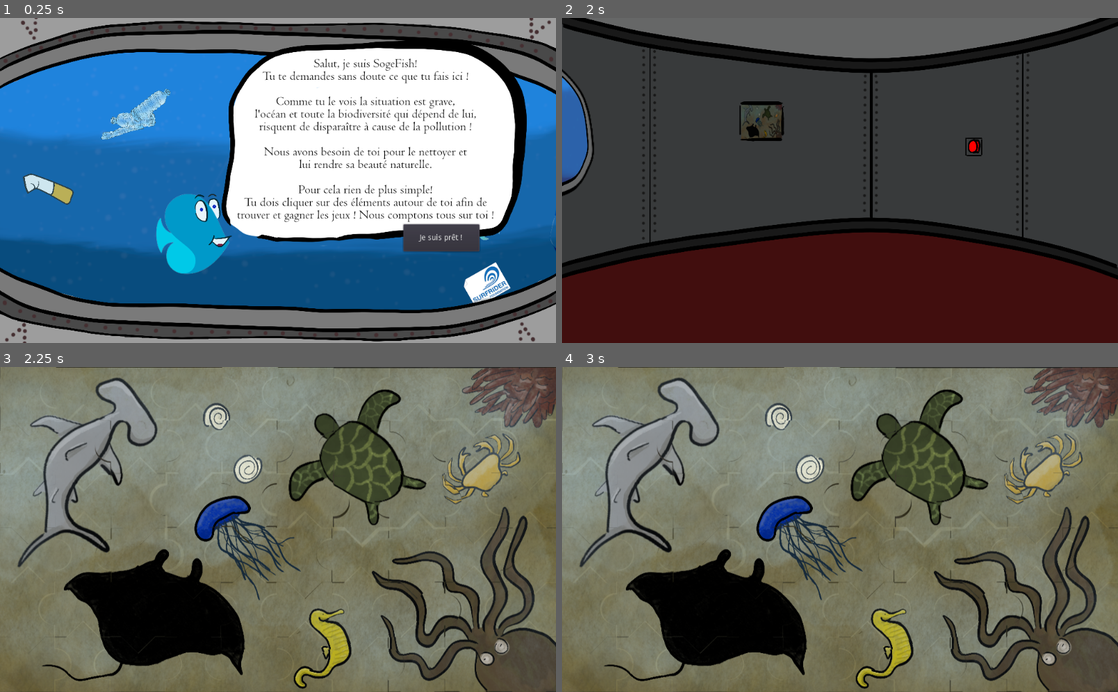
Above: before the commit, frames 1-4 (two rows, left to right).
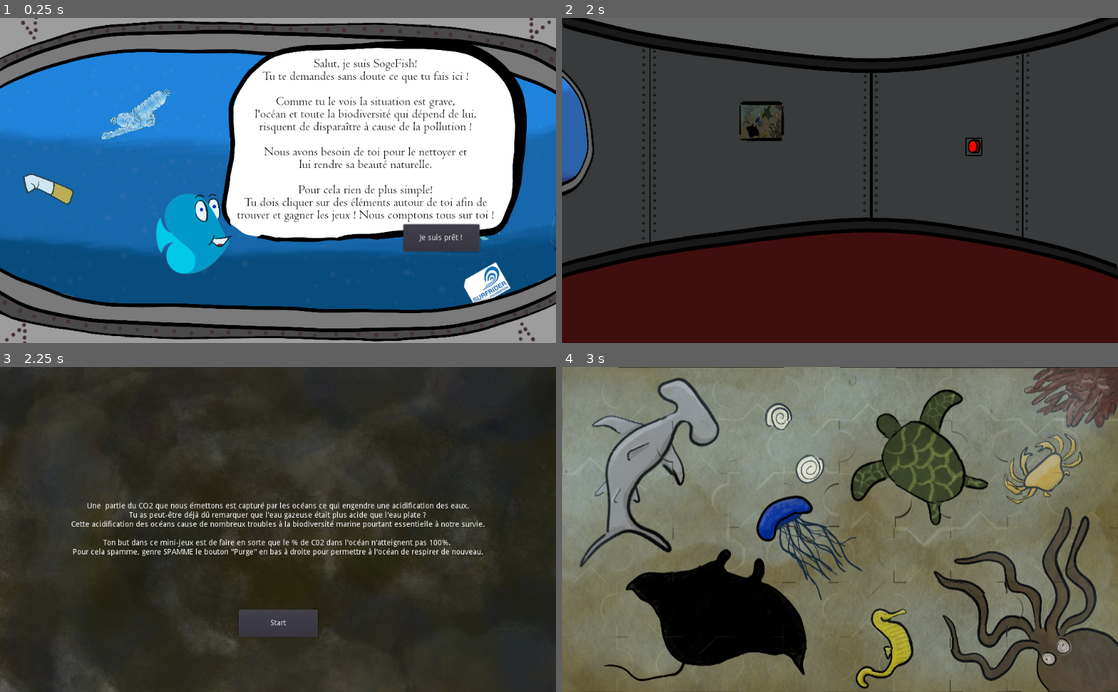
Above: after the commit, the same moments.

Repository: Jessika-prog/Ocean-Scape
Game: Godot game, scene res://Escape/Game.tscn
Same seed, same stepped clock (60 frames per second), same inputs: the game is played once before the commit and once after it. The project has no main scene, so this scene is started directly.
Inputs (mouse positions are in pixels of both pictures, inside the frame that each line leads up to):
- Up to frame 1 (0.25 s): no input
- Up to frame 2 (2 s): click "Je suis prêt !" at 0.5 s; click "===>" at 1.25 s
- Up to frame 3 (2.25 s): click (200, 471) at 2 s
- Up to frame 4 (3 s): click (840, 623) at 2.75 s, where only the run after the commit has a clickable "Start"

Frames 1-2 are identical in both runs. In frame 3, 94% of the frame differs, in the area x 0-100%, y 0-100%; in frame 4, nothing differs.

Commit message:
Add things

Diff:
--- /dev/null
+++ b/JigsawPuzzle/IHM_Puzzle.tscn
@@ -0,0 +1,81 @@
+[gd_scene load_steps=2 format=2]
+
+[ext_resource path="res://JigsawPuzzle/code/IHM_Puzzle.gd" type="Script" id=1]
+
+[node name="IMH" type="CanvasLayer"]
+script = ExtResource( 1 )
+
+[node name="RulesAndStart" type="Control" parent="."]
+anchor_right = 1.0
+anchor_bottom = 1.0
+__meta__ = {
+"_edit_use_anchors_": false
+}
+
+[node name="Explanations" type="Label" parent="RulesAndStart"]
+margin_top = 250.0
+margin_right = 1024.0
+margin_bottom = 349.0
+text = "Une  partie du CO2 que nous émettons est capturé par les océans ce qui engendre une acidification des eaux.
+Tu as peut-être déjà dû remarquer que l'eau gazeuse était plus acide que l'eau plate ?
+Cette acidification des océans cause de nombreux troubles à la biodiversité marine pourtant essentielle à notre survie.
+
+Ton but dans ce mini-jeux est de faire en sorte que le % de C02 dans l'océan n'atteignent pas 100%.
+Pour cela spamme, genre SPAMME le bouton \"Purge\" en bas à droite pour permettre à l'océan de respirer de nouveau."
+align = 1
+__meta__ = {
+"_edit_use_anchors_": false
+}
+
+[node name="StarButton" type="Button" parent="RulesAndStart"]
+anchor_left = 0.5
+anchor_top = 1.0
+anchor_right = 0.5
+anchor_bottom = 1.0
+margin_left = -72.0
+margin_top = -152.0
+margin_right = 73.0
+margin_bottom = -102.0
+size_flags_horizontal = 0
+size_flags_vertical = 0
+text = "Start"
+__meta__ = {
+"_edit_use_anchors_": false
+}
+
+[node name="CO2IncreaseTimer" type="Timer" parent="."]
+
+[node name="Result" type="Control" parent="."]
+anchor_right = 1.0
+anchor_bottom = 1.0
+__meta__ = {
+"_edit_use_anchors_": false
+}
+
+[node name="Label" type="Label" parent="Result"]
+anchor_left = 0.5
+anchor_top = 0.5
+anchor_right = 0.5
+anchor_bottom = 0.5
+margin_left = -20.0
+margin_top = -7.0
+margin_right = 20.0
+margin_bottom = 7.0
+__meta__ = {
+"_edit_use_anchors_": false
+}
+
+[node name="Return" type="Button" parent="Result"]
+visible = false
+anchor_left = 0.5
+anchor_top = 0.5
+anchor_right = 0.5
+anchor_bottom = 0.5
+margin_left = -100.0
+margin_top = 28.0
+margin_right = 101.0
+margin_bottom = 48.0
+text = "Retourner dans le sous-marin"
+__meta__ = {
+"_edit_use_anchors_": false
+}
--- a/JigsawPuzzle/PuzzleMain.tscn
+++ b/JigsawPuzzle/PuzzleMain.tscn
@@ -61,6 +61,8 @@
 [ext_resource path="res://JigsawPuzzle/Scenes_Pieces/Piece_29.tscn" type="PackedScene" id=59]
 [ext_resource path="res://JigsawPuzzle/Scenes_Pieces/Piece_32.tscn" type="PackedScene" id=60]
 [ext_resource path="res://JigsawPuzzle/Scenes_Pieces/Piece_30.tscn" type="PackedScene" id=61]
+[ext_resource path="res://JigsawPuzzle/code/IHM_Puzzle.gd" type="Script" id=62]
+[ext_resource path="res://JigsawPuzzle/IHM_Puzzle.tscn" type="PackedScene" id=63]
 
 [node name="PuzzleMain" type="Node2D"]
 
@@ -83,415 +85,418 @@
 expand = true
 stretch_mode = 4
 
-[node name="Piece_1" parent="." instance=ExtResource( 2 )]
+[node name="Piece_1" parent="." groups=["piece"] instance=ExtResource( 2 )]
 position = Vector2( 459, 549 )
 collision_mask = 1
 finalPosX = 459
 finalPosY = 549
 
-[node name="Piece_2" parent="." instance=ExtResource( 3 )]
+[node name="Piece_2" parent="." groups=["piece"] instance=ExtResource( 3 )]
 position = Vector2( 155, 50 )
 collision_mask = 1
 finalPosX = 155
 finalPosY = 50
 
-[node name="Piece_3" parent="." instance=ExtResource( 4 )]
+[node name="Piece_3" parent="." groups=["piece"] instance=ExtResource( 4 )]
 position = Vector2( 359, 50 )
 collision_mask = 1
 finalPosX = 359
 finalPosY = 50
 
-[node name="Piece_4" parent="." instance=ExtResource( 5 )]
+[node name="Piece_4" parent="." groups=["piece"] instance=ExtResource( 5 )]
 position = Vector2( 152, 447 )
 finalPosX = 152
 finalPosY = 447
 
-[node name="Piece_5" parent="." instance=ExtResource( 46 )]
+[node name="Piece_5" parent="." groups=["piece"] instance=ExtResource( 46 )]
 position = Vector2( 356, 448 )
 collision_mask = 1
 finalPosX = 356
 finalPosY = 448
 
-[node name="Piece_6" parent="." instance=ExtResource( 45 )]
+[node name="Piece_6" parent="." groups=["piece"] instance=ExtResource( 45 )]
 position = Vector2( 457, 346 )
 collision_mask = 1
 finalPosX = 457
 finalPosY = 346
 
-[node name="Piece_7" parent="." instance=ExtResource( 54 )]
+[node name="Piece_7" parent="." groups=["piece"] instance=ExtResource( 54 )]
 position = Vector2( 767, 448 )
 z_index = 1
 collision_mask = 1
 finalPosX = 767
 finalPosY = 448
 
-[node name="Piece_8" parent="." instance=ExtResource( 47 )]
+[node name="Piece_8" parent="." groups=["piece"] instance=ExtResource( 47 )]
 position = Vector2( 663, 549 )
 z_index = 1
 collision_mask = 1
 finalPosX = 663
 finalPosY = 549
 
-[node name="Piece_9" parent="." instance=ExtResource( 55 )]
+[node name="Piece_9" parent="." groups=["piece"] instance=ExtResource( 55 )]
 position = Vector2( 66, 347 )
 z_index = 1
 collision_mask = 1
 finalPosX = 66
 finalPosY = 347
 
-[node name="Piece_10" parent="." instance=ExtResource( 56 )]
+[node name="Piece_10" parent="." groups=["piece"] instance=ExtResource( 56 )]
 position = Vector2( 257, 348 )
 z_index = 1
 collision_mask = 1
 finalPosX = 257
 finalPosY = 348
 
-[node name="Piece_11" parent="." instance=ExtResource( 42 )]
+[node name="Piece_11" parent="." groups=["piece"] instance=ExtResource( 42 )]
 position = Vector2( 959, 246 )
 z_index = 1
 collision_mask = 1
 finalPosX = 959
 finalPosY = 246
 
-[node name="Piece_12" parent="." instance=ExtResource( 44 )]
+[node name="Piece_12" parent="." groups=["piece"] instance=ExtResource( 44 )]
 position = Vector2( 873, 145 )
 z_index = 1
 collision_mask = 1
 finalPosX = 873
 finalPosY = 145
 
-[node name="Piece_13" parent="." instance=ExtResource( 48 )]
+[node name="Piece_13" parent="." groups=["piece"] instance=ExtResource( 48 )]
 position = Vector2( 564, 50 )
 z_index = 1
 collision_mask = 1
 finalPosX = 654
 finalPosY = 50
 
-[node name="Piece_14" parent="." instance=ExtResource( 43 )]
+[node name="Piece_14" parent="." groups=["piece"] instance=ExtResource( 43 )]
 position = Vector2( 769, 248 )
 z_index = 1
 collision_mask = 1
 finalPosX = 769
 finalPosY = 248
 
-[node name="Piece_15" parent="." instance=ExtResource( 49 )]
+[node name="Piece_15" parent="." groups=["piece"] instance=ExtResource( 49 )]
 position = Vector2( 664, 346 )
 z_index = 1
 collision_mask = 1
 finalPosX = 664
 finalPosY = 346
 
-[node name="Piece_16" parent="." instance=ExtResource( 50 )]
+[node name="Piece_16" parent="." groups=["piece"] instance=ExtResource( 50 )]
 position = Vector2( 154, 247 )
 z_index = 1
 collision_mask = 1
 finalPosX = 154
 finalPosY = 247
 
-[node name="Piece_17" parent="." instance=ExtResource( 51 )]
+[node name="Piece_17" parent="." groups=["piece"] instance=ExtResource( 51 )]
 position = Vector2( 357, 245 )
 z_index = 1
 collision_mask = 1
 finalPosX = 357
 finalPosY = 245
 
-[node name="Piece_18" parent="." instance=ExtResource( 52 )]
+[node name="Piece_18" parent="." groups=["piece"] instance=ExtResource( 52 )]
 position = Vector2( 459, 146 )
 z_index = 1
 collision_mask = 1
 finalPosX = 459
 finalPosY = 146
 
-[node name="Piece_19" parent="." instance=ExtResource( 53 )]
+[node name="Piece_19" parent="." groups=["piece"] instance=ExtResource( 53 )]
 position = Vector2( 67, 148 )
 z_index = 1
 collision_mask = 1
 finalPosX = 67
 finalPosY = 148
 
-[node name="Piece_20" parent="." instance=ExtResource( 33 )]
+[node name="Piece_20" parent="." groups=["piece"] instance=ExtResource( 33 )]
 position = Vector2( 256, 145 )
 z_index = 1
 collision_mask = 1
 finalPosX = 256
 finalPosY = 145
 
-[node name="Piece_21" parent="." instance=ExtResource( 34 )]
+[node name="Piece_21" parent="." groups=["piece"] instance=ExtResource( 34 )]
 position = Vector2( 958, 50 )
 z_index = 1
 collision_mask = 1
 finalPosX = 958
 finalPosY = 50
 
-[node name="Piece_22" parent="." instance=ExtResource( 35 )]
+[node name="Piece_22" parent="." groups=["piece"] instance=ExtResource( 35 )]
 position = Vector2( 871, 548 )
 z_index = 1
 collision_mask = 1
 finalPosX = 871
 finalPosY = 548
 
-[node name="Piece_23" parent="." instance=ExtResource( 36 )]
+[node name="Piece_23" parent="." groups=["piece"] instance=ExtResource( 36 )]
 position = Vector2( 561, 448 )
 z_index = 1
 collision_mask = 1
 finalPosX = 561
 finalPosY = 448
 
-[node name="Piece_24" parent="." instance=ExtResource( 37 )]
+[node name="Piece_24" parent="." groups=["piece"] instance=ExtResource( 37 )]
 position = Vector2( 768, 51 )
 z_index = 1
 collision_mask = 1
 finalPosX = 768
 finalPosY = 51
 
-[node name="Piece_25" parent="." instance=ExtResource( 38 )]
+[node name="Piece_25" parent="." groups=["piece"] instance=ExtResource( 38 )]
 position = Vector2( 667, 150 )
 z_index = 1
 collision_mask = 1
 finalPosX = 667
 finalPosY = 150
 
-[node name="Piece_26" parent="." instance=ExtResource( 39 )]
+[node name="Piece_26" parent="." groups=["piece"] instance=ExtResource( 39 )]
 position = Vector2( 66, 549 )
 z_index = 1
 collision_mask = 1
 finalPosX = 66
 finalPosY = 549
 
-[node name="Piece_27" parent="." instance=ExtResource( 40 )]
+[node name="Piece_27" parent="." groups=["piece"] instance=ExtResource( 40 )]
 position = Vector2( 254, 549 )
 z_index = 1
 collision_mask = 1
 finalPosX = 254
 finalPosY = 549
 
-[node name="Piece_28" parent="." instance=ExtResource( 41 )]
+[node name="Piece_28" parent="." groups=["piece"] instance=ExtResource( 41 )]
 position = Vector2( 959, 448 )
 z_index = 1
 collision_mask = 1
 finalPosX = 959
 finalPosY = 448
 
-[node name="Piece_29" parent="." instance=ExtResource( 59 )]
+[node name="Piece_29" parent="." groups=["piece"] instance=ExtResource( 59 )]
 position = Vector2( 871, 346 )
 z_index = 1
 collision_mask = 1
 finalPosX = 871
 finalPosY = 346
 
-[node name="Piece_30" parent="." instance=ExtResource( 61 )]
+[node name="Piece_30" parent="." groups=["piece"] instance=ExtResource( 61 )]
 position = Vector2( 562, 247 )
 z_index = 1
 collision_mask = 1
 finalPosX = 562
 finalPosY = 247
 
-[node name="Piece_31" parent="." instance=ExtResource( 57 )]
+[node name="Piece_31" parent="." groups=["piece"] instance=ExtResource( 57 )]
 position = Vector2( 152, 149 )
 z_index = 1
 collision_mask = 1
 finalPosX = 152
 finalPosY = 149
 
-[node name="Piece_32" parent="." instance=ExtResource( 60 )]
+[node name="Piece_32" parent="." groups=["piece"] instance=ExtResource( 60 )]
 position = Vector2( 359, 147 )
 z_index = 1
 collision_mask = 1
 finalPosX = 359
 finalPosY = 147
 
-[node name="Piece_33" parent="." instance=ExtResource( 58 )]
+[node name="Piece_33" parent="." groups=["piece"] instance=ExtResource( 58 )]
 position = Vector2( 152, 534 )
 z_index = 1
 collision_mask = 1
 finalPosX = 152
 finalPosY = 534
 
-[node name="Piece_34" parent="." instance=ExtResource( 22 )]
+[node name="Piece_34" parent="." groups=["piece"] instance=ExtResource( 22 )]
 position = Vector2( 356, 534 )
 z_index = 1
 collision_mask = 1
 finalPosX = 356
 finalPosY = 534
 
-[node name="Piece_35" parent="." instance=ExtResource( 18 )]
+[node name="Piece_35" parent="." groups=["piece"] instance=ExtResource( 18 )]
 position = Vector2( 458, 449 )
 z_index = 1
 collision_mask = 1
 finalPosX = 458
 finalPosY = 449
 
-[node name="Piece_36" parent="." instance=ExtResource( 10 )]
+[node name="Piece_36" parent="." groups=["piece"] instance=ExtResource( 10 )]
 position = Vector2( 153, 347 )
 z_index = 1
 collision_mask = 1
 finalPosX = 153
 finalPosY = 347
 
-[node name="Piece_37" parent="." instance=ExtResource( 23 )]
+[node name="Piece_37" parent="." groups=["piece"] instance=ExtResource( 23 )]
 position = Vector2( 355, 347 )
 z_index = 1
 collision_mask = 1
 finalPosX = 355
 finalPosY = 347
 
-[node name="Piece_38" parent="." instance=ExtResource( 6 )]
+[node name="Piece_38" parent="." groups=["piece"] instance=ExtResource( 6 )]
 position = Vector2( 458, 243 )
 z_index = 1
 collision_mask = 1
 finalPosX = 458
 finalPosY = 243
 
-[node name="Piece_39" parent="." instance=ExtResource( 15 )]
+[node name="Piece_39" parent="." groups=["piece"] instance=ExtResource( 15 )]
 position = Vector2( 50, 448 )
 z_index = 1
 collision_mask = 1
 finalPosX = 50
 finalPosY = 448
 
-[node name="Piece_40" parent="." instance=ExtResource( 13 )]
+[node name="Piece_40" parent="." groups=["piece"] instance=ExtResource( 13 )]
 position = Vector2( 253, 447 )
 z_index = 1
 collision_mask = 1
 finalPosX = 253
 finalPosY = 447
 
-[node name="Piece_41" parent="." instance=ExtResource( 11 )]
+[node name="Piece_41" parent="." groups=["piece"] instance=ExtResource( 11 )]
 position = Vector2( 974, 348 )
 z_index = 1
 collision_mask = 1
 finalPosX = 974
 finalPosY = 348
 
-[node name="Piece_42" parent="." instance=ExtResource( 16 )]
+[node name="Piece_42" parent="." groups=["piece"] instance=ExtResource( 16 )]
 position = Vector2( 872, 246 )
 z_index = 1
 collision_mask = 1
 finalPosX = 872
 finalPosY = 246
 
-[node name="Piece_43" parent="." instance=ExtResource( 24 )]
+[node name="Piece_43" parent="." groups=["piece"] instance=ExtResource( 24 )]
 position = Vector2( 563, 148 )
 z_index = 1
 collision_mask = 1
 finalPosX = 563
 finalPosY = 148
 
-[node name="Piece_44" parent="." instance=ExtResource( 25 )]
+[node name="Piece_44" parent="." groups=["piece"] instance=ExtResource( 25 )]
 position = Vector2( 768, 346 )
 z_index = 1
 collision_mask = 1
 finalPosX = 768
 finalPosY = 346
 
-[node name="Piece_45" parent="." instance=ExtResource( 7 )]
+[node name="Piece_45" parent="." groups=["piece"] instance=ExtResource( 7 )]
 position = Vector2( 663, 449 )
 z_index = 1
 collision_mask = 1
 finalPosX = 663
 finalPosY = 449
 
-[node name="Piece_46" parent="." instance=ExtResource( 26 )]
+[node name="Piece_46" parent="." groups=["piece"] instance=ExtResource( 26 )]
 position = Vector2( 770, 148 )
 z_index = 1
 collision_mask = 1
 finalPosX = 770
 finalPosY = 148
 
-[node name="Piece_47" parent="." instance=ExtResource( 12 )]
+[node name="Piece_47" parent="." groups=["piece"] instance=ExtResource( 12 )]
 position = Vector2( 666, 66 )
 z_index = 1
 collision_mask = 1
 finalPosX = 666
 finalPosY = 66
 
-[node name="Piece_48" parent="." instance=ExtResource( 27 )]
+[node name="Piece_48" parent="." groups=["piece"] instance=ExtResource( 27 )]
 position = Vector2( 666, 252 )
 z_index = 1
 collision_mask = 1
 finalPosX = 666
 finalPosY = 252
 
-[node name="Piece_49" parent="." instance=ExtResource( 14 )]
+[node name="Piece_49" parent="." groups=["piece"] instance=ExtResource( 14 )]
 position = Vector2( 51, 246 )
 z_index = 1
 collision_mask = 1
 finalPosX = 51
 finalPosY = 246
 
-[node name="Piece_50" parent="." instance=ExtResource( 8 )]
+[node name="Piece_50" parent="." groups=["piece"] instance=ExtResource( 8 )]
 position = Vector2( 257, 247 )
 z_index = 1
 collision_mask = 1
 finalPosX = 257
 finalPosY = 247
 
-[node name="Piece_51" parent="." instance=ExtResource( 9 )]
+[node name="Piece_51" parent="." groups=["piece"] instance=ExtResource( 9 )]
 position = Vector2( 974, 146 )
 z_index = 1
 collision_mask = 1
 finalPosX = 974
 finalPosY = 146
 
-[node name="Piece_52" parent="." instance=ExtResource( 28 )]
+[node name="Piece_52" parent="." groups=["piece"] instance=ExtResource( 28 )]
 position = Vector2( 870, 66 )
 z_index = 1
 collision_mask = 1
 finalPosX = 870
 finalPosY = 66
 
-[node name="Piece_53" parent="." instance=ExtResource( 29 )]
+[node name="Piece_53" parent="." groups=["piece"] instance=ExtResource( 29 )]
 position = Vector2( 561, 534 )
 z_index = 1
 collision_mask = 1
 finalPosX = 561
 finalPosY = 534
 
-[node name="Piece_54" parent="." instance=ExtResource( 17 )]
+[node name="Piece_54" parent="." groups=["piece"] instance=ExtResource( 17 )]
 position = Vector2( 461, 65 )
 z_index = 1
 collision_mask = 1
 finalPosX = 461
 finalPosY = 65
 
-[node name="Piece_55" parent="." instance=ExtResource( 19 )]
+[node name="Piece_55" parent="." groups=["piece"] instance=ExtResource( 19 )]
 position = Vector2( 767, 534 )
 z_index = 1
 collision_mask = 1
 finalPosX = 767
 finalPosY = 534
 
-[node name="Piece_56" parent="." instance=ExtResource( 20 )]
+[node name="Piece_56" parent="." groups=["piece"] instance=ExtResource( 20 )]
 position = Vector2( 52, 64 )
 z_index = 1
 collision_mask = 1
 finalPosX = 52
 finalPosY = 64
 
-[node name="Piece_57" parent="." instance=ExtResource( 21 )]
+[node name="Piece_57" parent="." groups=["piece"] instance=ExtResource( 21 )]
 position = Vector2( 257, 65 )
 z_index = 1
 collision_mask = 1
 finalPosX = 257
 finalPosY = 65
 
-[node name="Piece_58" parent="." instance=ExtResource( 32 )]
+[node name="Piece_58" parent="." groups=["piece"] instance=ExtResource( 32 )]
 position = Vector2( 973, 534 )
 z_index = 1
 collision_mask = 1
 finalPosX = 973
 finalPosY = 534
 
-[node name="Piece_59" parent="." instance=ExtResource( 31 )]
+[node name="Piece_59" parent="." groups=["piece"] instance=ExtResource( 31 )]
 position = Vector2( 872, 448 )
 z_index = 1
 collision_mask = 1
 finalPosX = 872
 finalPosY = 448
 
-[node name="Piece_60" parent="." instance=ExtResource( 30 )]
+[node name="Piece_60" parent="." groups=["piece"] instance=ExtResource( 30 )]
 position = Vector2( 559, 347 )
 z_index = 1
 collision_mask = 1
 finalPosX = 559
 finalPosY = 347
+
+[node name="IMH" parent="." instance=ExtResource( 63 )]
+script = ExtResource( 62 )
--- /dev/null
+++ b/JigsawPuzzle/code/IHM_Puzzle.gd
@@ -0,0 +1,48 @@
+extends CanvasLayer
+
+# Signals needed.
+signal victory
+signal start_game
+
+var cptPieceOk := 0
+var targetPieceOk := 60
+
+# Init the game
+func _ready() -> void:
+
+    # Connect signals of GUI.
+    $RulesAndStart/StarButton.connect("pressed", self, "_on_StarButton_pressed")
+    connect("victory", self, "_on_victory")
+
+    # Hide result panel.
+    $Result.hide()
+
+    # Hide pieces
+    var pieces = get_tree().get_nodes_in_group("piece")
+    for piece in pieces:
+        piece.hide()
+        piece.connect("pieceOk", self, "_on_piece_ok")
+
+# Start the game
+func _on_StarButton_pressed() -> void:
+    # Hide rule panel.
+    $RulesAndStart.hide()
+
+    # Show pieces
+    var pieces = get_tree().get_nodes_in_group("piece")
+    for piece in pieces:
+        piece.show()
+
+# Victory of user
+func _on_victory() -> void:
+    $Result.show()
+    $Result/Label.text = "GAGNE"
+    $Result/Return.show()
+
+func _on_piece_ok() -> void:
+
+    cptPieceOk += 1
+    print ("Ok : ", cptPieceOk)
+
+    if cptPieceOk == targetPieceOk:
+        _on_victory()
--- a/JigsawPuzzle/code/Piece.gd
+++ b/JigsawPuzzle/code/Piece.gd
@@ -2,6 +2,7 @@
 
 signal onDragAndDrop
 signal checkOnDrop
+signal pieceOk
 
 var isDragging := false
 var pieceName = null
@@ -50,7 +51,7 @@
         var dropY = abs(global_transform.origin.y - finalPosY)
 
         if dropX < thresholdX and dropY < thresholdY:
-            print("ok position" + name)
+            emit_signal("pieceOk")
             global_transform.origin.x = finalPosX
             global_transform.origin.y = finalPosY
             input_pickable = false
--- a/SpamClicker/code/Button.gd
+++ b/SpamClicker/code/Button.gd
@@ -2,6 +2,7 @@
 
 signal purge
 
+# Purge ocean from CO2
 func _input_event(viewport: Object, event: InputEvent, shape_idx: int) -> void:
 
     if event is InputEventMouseButton:
Not shown: 1 places in JigsawPuzzle/PuzzleMain.tscn that only renumber resources
